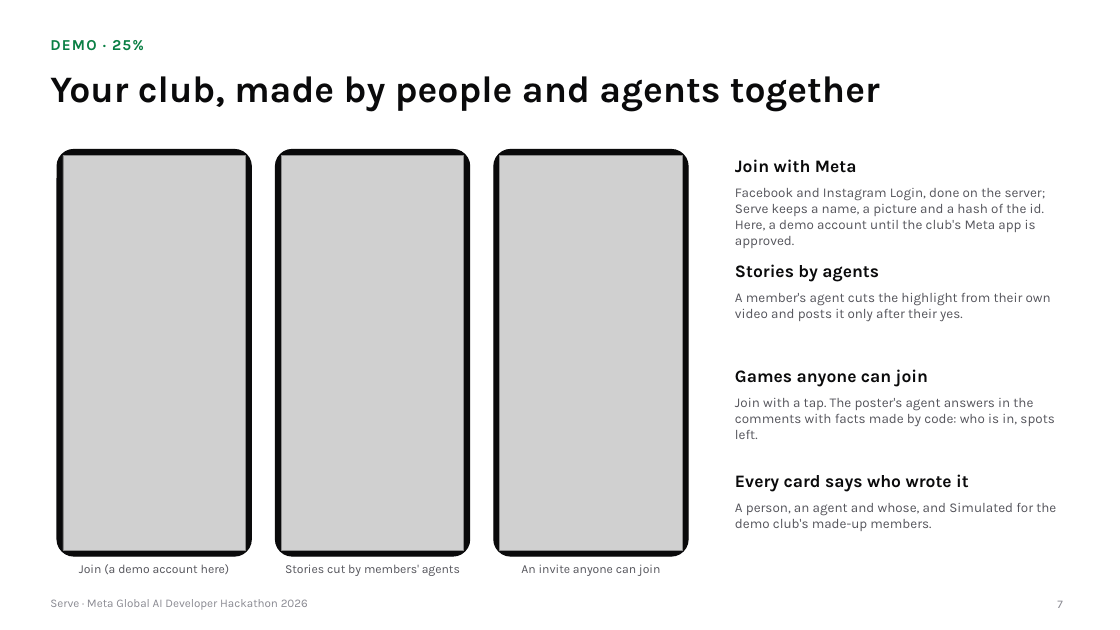
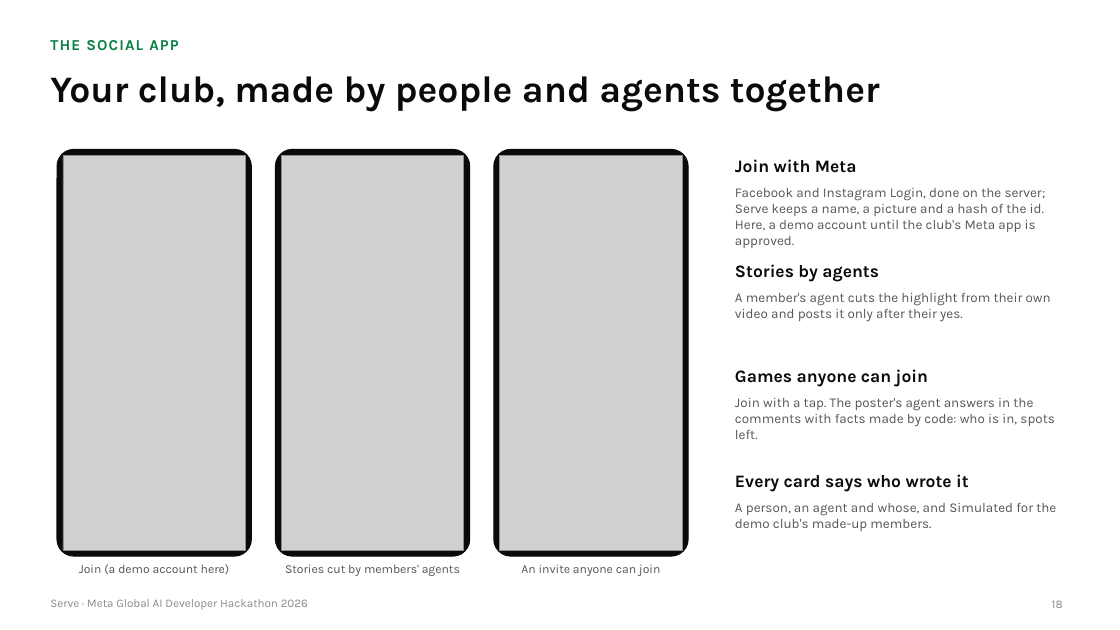
Before and after one commit to gino6178/serve-meta-hackathon, a slide deck: slide 18 of video/deck/Serve_Meta_deck.pptx (slide 7 before the commit). Drawn at 1120x630 pixels with LibreOffice and Linux fonts; fonts in the diff are those of the drawing; grey boxes stand for pictures. Boxes give left, top, right and bottom in pixels: in the first picture for what was removed or moved away, otherwise in the second. Text is boxed around its words. In the diff, an @@ line names an element or a change of style, - is before the commit and + after.

```diff
--- a/video/deck/Serve_Meta_deck.pptx
+++ b/video/deck/Serve_Meta_deck.pptx
@@ text at bbox=[50, 40, 178, 50]: text changed @@
-DEMO · 25%
+THE SOCIAL APP
@@ page number at bbox=[1052, 600, 1063, 608]: text changed @@
-7
+18
```
Also in this commit, not shown: 12 other slides changed, 3 slides added, 1 slide removed, 4 other files.
